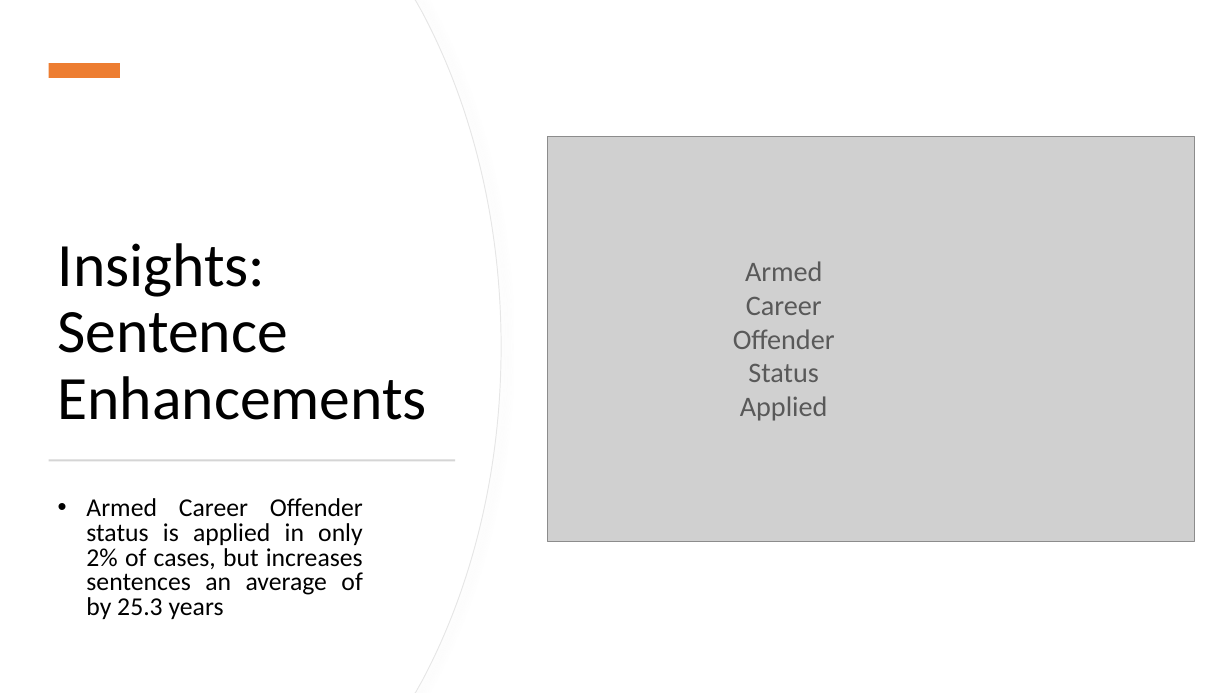
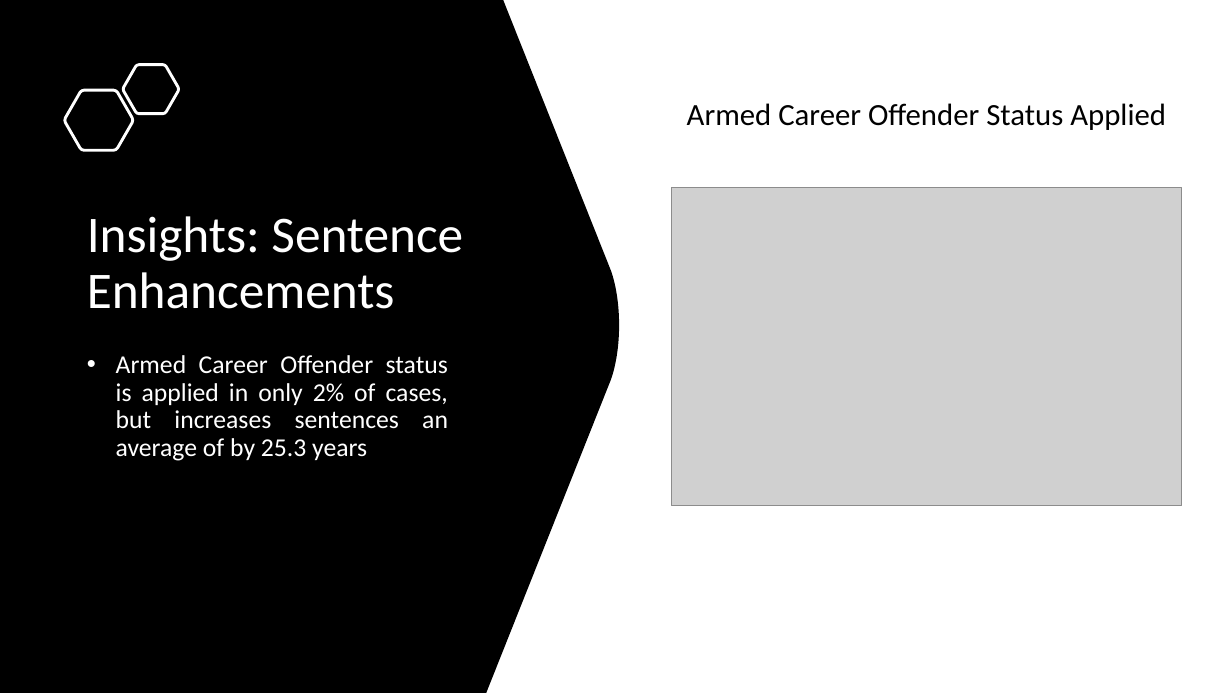
Before and after one commit to jenwhitson/sentencing_project, a slide deck: slide 22 of Presentation.pptx. Drawn at 1232x693 pixels with LibreOffice and Linux fonts; fonts in the diff are those of the drawing; grey boxes stand for pictures. Boxes give left, top, right and bottom in pixels: in the first picture for what was removed or moved away, otherwise in the second. Text is boxed around its words. In the diff, an @@ line names an element or a change of style, - is before the commit and + after.

```diff
--- a/Presentation.pptx
+++ b/Presentation.pptx
@@ freeform shape: place and size @@
-freeform shape at box(0, 0, 501, 693)
+freeform shape at box(0, 0, 619, 693)
@@ freeform shape at box(0, 0, 619, 693): fill #FFFFFF to #000000; outline #E6E6E6 0.75 pt to none; shadow off @@
@@ freeform shape removed at box(0, 0, 500, 693) @@
@@ rectangle removed at box(49, 63, 120, 78) @@
@@ freeform shape added at box(123, 65, 178, 114), outline #FFFFFF 2.25 pt @@
@@ freeform shape added at box(65, 91, 133, 151), outline #FFFFFF 2.25 pt @@
@@ title "Insights: Sentence Enhancements": place and size @@
-title "Insights: Sentence Enhancements" at box(58, 243, 427, 420)
+title "Insights: Sentence Enhancements" at box(87, 216, 463, 309)
@@ title "Insights: Sentence Enhancements" at box(87, 216, 463, 309): size 48 to 40 pt, text colour #000000 to #FFFFFF @@
@@ text at box(687, 103, 1166, 130): text changed; size 22 to 24 pt; text colour #595959 to #000000 @@
-Armed Career Offender Status
-Applied
+Armed Career Offender Status Applied
@@ picture: place and size @@
-picture at box(547, 137, 1195, 542)
+picture at box(672, 187, 1182, 506)
@@ text "Armed Career Offender status is ...": place and size @@
-text "Armed Career Offender status is ..." at box(86, 498, 363, 619)
+text "Armed Career Offender status is ..." at box(116, 355, 448, 461)
@@ text "Armed Career Offender status is ..." at box(116, 355, 448, 461): text colour #000000 to #FFFFFF; line spacing 0.8 to 0.9 @@
@@ rectangle removed at box(49, 459, 456, 461) @@
```
Also in this commit, not shown: 3 other slides changed, 3 slides added, 1 slide removed.
